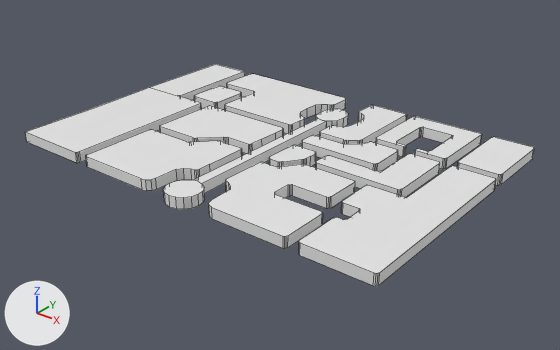
An edit to the FBX model Modelos/ModelosDef/Manzanas.fbx, drawn before and after from the same camera.
Rendered twice from a camera (50 mm lens) standing at (75.3, -101.9, 56.4) and looking at (-3.5, -3.4, -4.8). Lighting does not change. The marker at lower left points along +X, +Y and +Z. Mesh edges are drawn as thin lines. Vertices at the same position are counted once.

The older version as bpy lines, for what is in view:
```python
me_cube_002 = bpy.data.meshes.new('Cube.002')
me_cube_002.from_pydata(...)  # 871 vertices, 468 faces; spans x -44.5..32.2, y -29.1..24.1, z -1.0..1.0
ob_cube_002 = bpy.data.objects.new('Cube.002', me_cube_002)
ob_cube_002.location = (0.0, 0.0, 0.0)
```
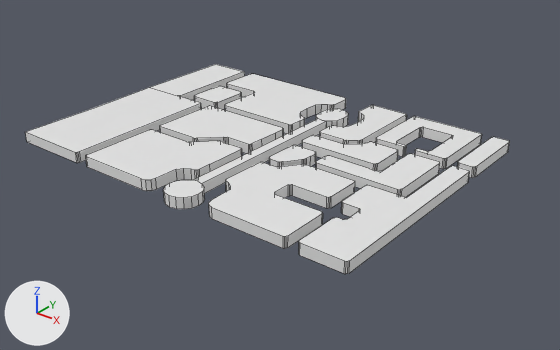
The newer file is also turned or shifted as a whole; pictures and numbers use the older file's frame.

Changed parts and their boxes [x1, y1, x2, y2] in the pictures (560 x 350 px; the box of a moved part takes in the faces that stretch with it):
```json
{"object": "Cube.002", "change": "reshaped", "before": [26, 64, 534, 286], "after": [26, 64, 510, 274]}
{"part": 1, "of": "me_cube_002", "change": "moved or reshaped", "before": [299, 137, 534, 286], "after": [299, 137, 510, 274]}
```

The change, as JSON lines over the scene's bpy script:
```json
{"block": "me_cube_002", "where": "me_cube_002.from_pydata(...)  # 871 vertices, 468 faces; spans x -44.5..32.2, y -29.1..24.1, z -1.0..1.0"}
{"block": "me_cube_002", "where": "# used by ob_cube_002; location = (0.0, 0.0, 0.0)"}
{"block": "me_cube_002", "change": "me_cube_002 part 1: all 32 vertices in x 31.7..32.2, y -27.8..24.1, z -1.0..1.0 are moved by (-4.6, 0.0, 0.0)"}
```
